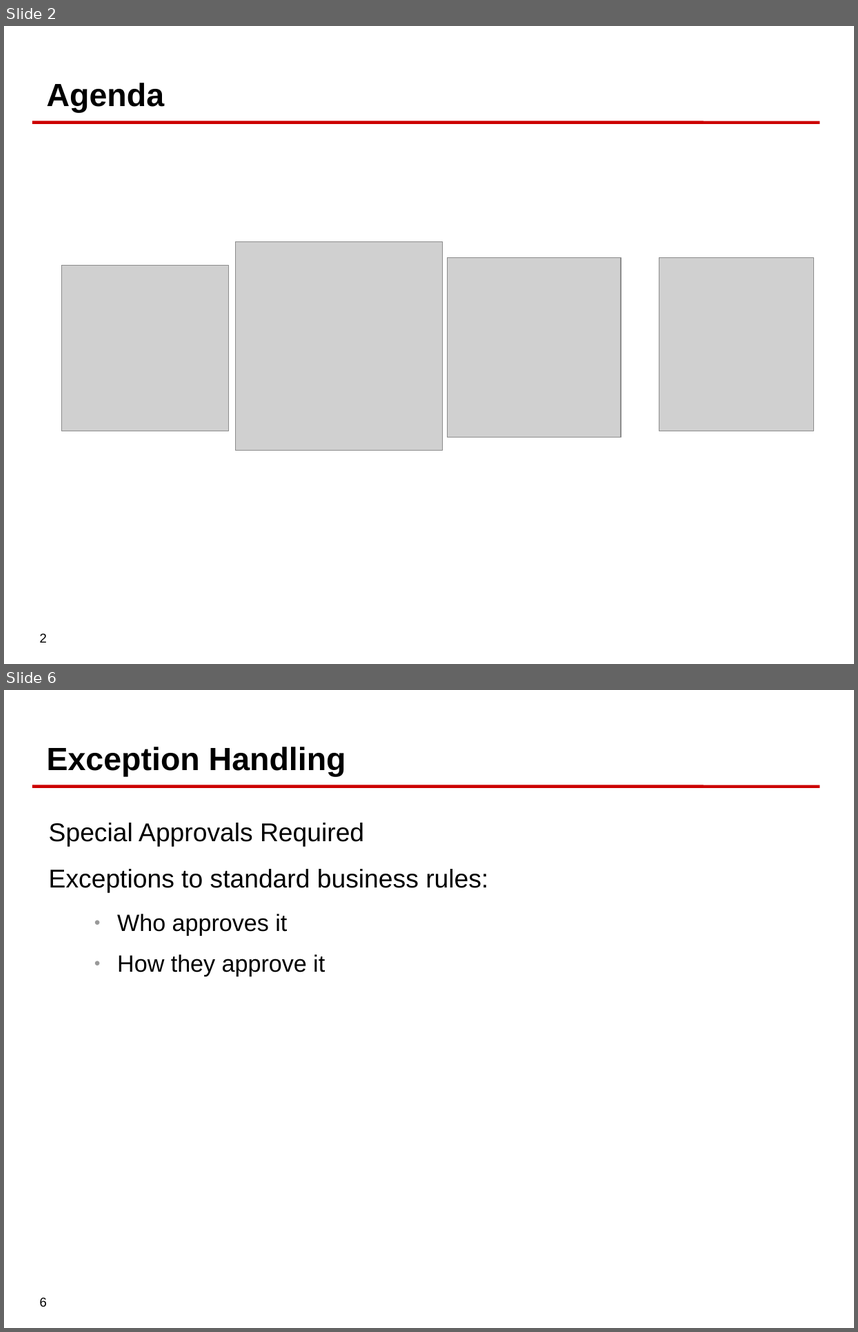
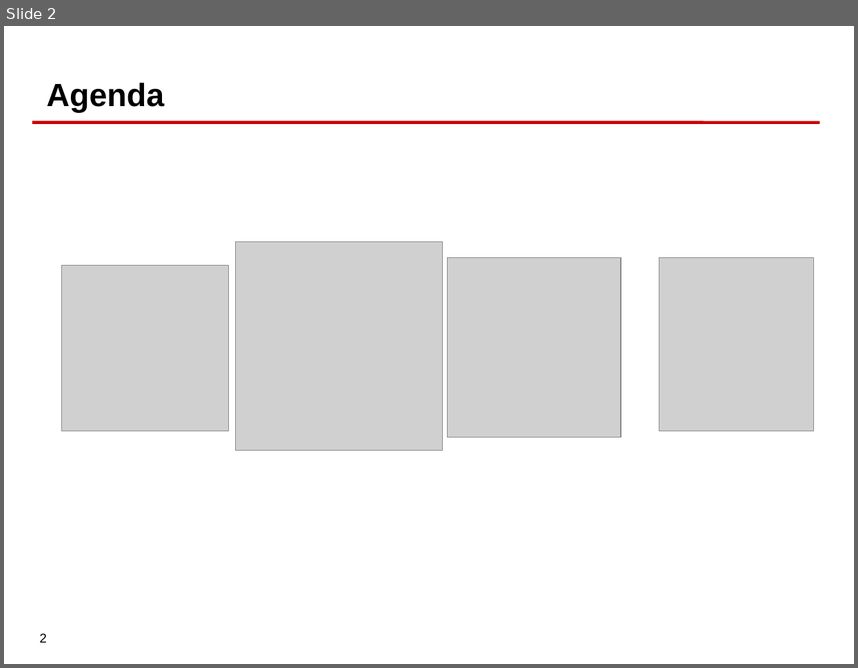
Before and after one commit to jbugbeijing/swarmmsa, a slide deck: presentation/agenda.odp. Shown one above the other, each under a label of ours: slides 2 and 6 before the commit, slide 2 after it; the slides between them are not shown. The pictures are 858x1332 and 858x668 pixels, drawn with LibreOffice and Linux fonts; fonts in the diff are those of the drawing; grey boxes stand for pictures; background and template pictures are left out. Boxes give left, top, right and bottom in pixels: in the first picture for what was removed or moved away, otherwise in the second. Text is boxed around its words. In the diff, an @@ line names an element or a change of style, - is before the commit and + after.

```diff
--- a/presentation/agenda.odp
+++ b/presentation/agenda.odp
@@ slide 6 removed at (x1=4, y1=690, x2=854, y2=1328), background picture (left out); not listed: 2 template elements that a slide beside it also shows @@
@@ title removed at (x1=47, y1=747, x2=346, y2=776) @@
-Exception Handling
@@ text removed at (x1=49, y1=822, x2=488, y2=976) @@
-Special Approvals Required
-Exceptions to standard business rules:
-  ● Who approves it
-  ● How they approve it
```
Also in this commit, not shown: 5 other slides removed.
